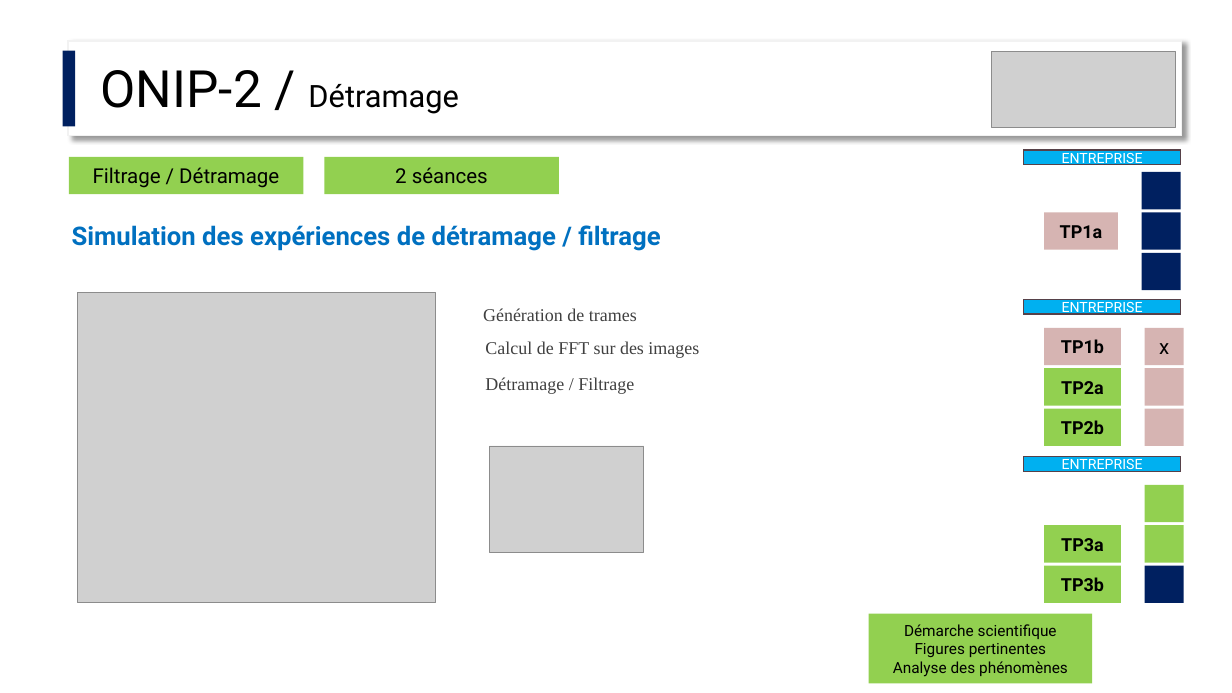
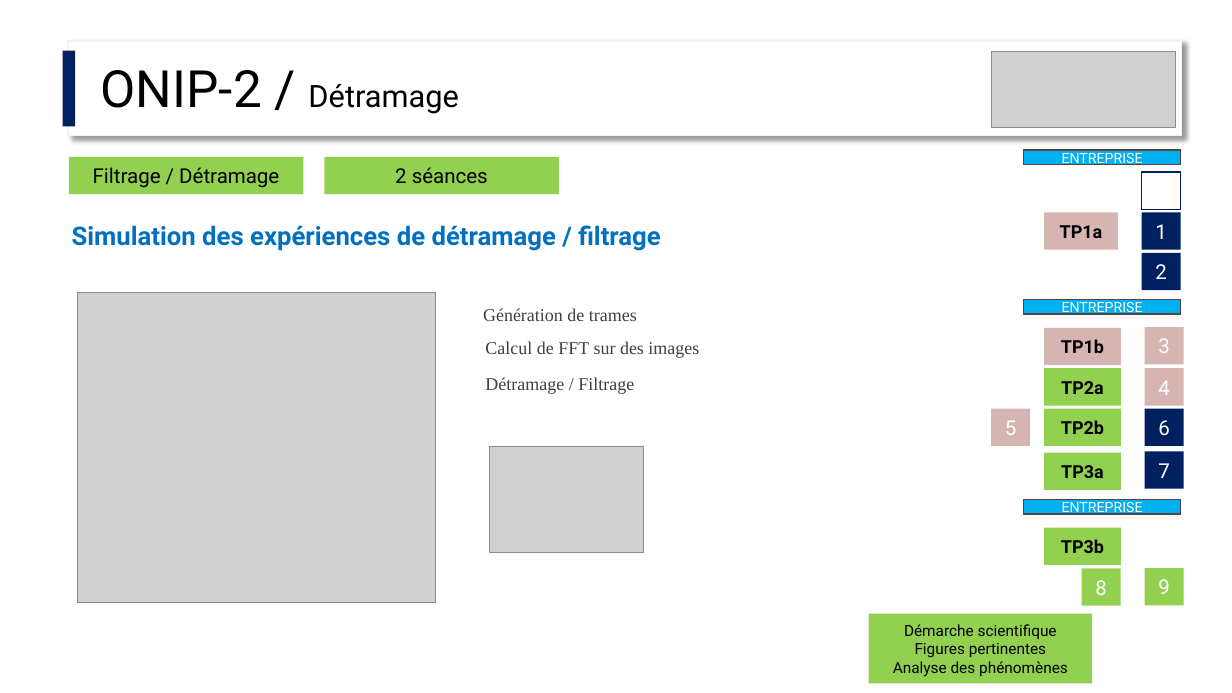
Before and after one commit to IOGS-Digital-Methods/semester-6, a slide deck: slide 3 of ONIP-FISA/Detramage/ONIP-2_Detramage.pptx. Drawn at 1232x693 pixels with LibreOffice and Linux fonts; fonts in the diff are those of the drawing; grey boxes stand for pictures. Boxes give left, top, right and bottom in pixels: in the first picture for what was removed or moved away, otherwise in the second. Text is boxed around its words. In the diff, an @@ line names an element or a change of style, - is before the commit and + after.

```diff
--- a/ONIP-FISA/Detramage/ONIP-2_Detramage.pptx
+++ b/ONIP-FISA/Detramage/ONIP-2_Detramage.pptx
@@ rectangle at (1142, 172, 1181, 209): fill #002060 to #FFFFFF; outline none to #002060 1 pt @@
@@ text in rectangle at (1155, 224, 1167, 239): text added @@
+1
@@ text in rectangle at (1155, 264, 1167, 279): text added @@
+2
@@ text in rectangle at (1158, 338, 1170, 353): text changed; text colour #000000 to #FFFFFF @@
-x
+3
@@ text in rectangle at (1158, 380, 1170, 395): text added @@
+4
@@ rectangle added at (992, 409, 1031, 445), fill #D6B4B2, 16 pt, text #FFFFFF @@
+5
@@ rectangle "6" at (1145, 409, 1184, 445): fill #D6B4B2 to #002060 @@
@@ text in rectangle at (1158, 420, 1170, 436): text added @@
+6
@@ rectangle "TP3a": place and size @@
-rectangle "TP3a" at (1044, 525, 1121, 562)
+rectangle "TP3a" at (1044, 453, 1121, 490)
@@ rectangle added at (1145, 452, 1184, 489), fill #002060, 16 pt, text #FFFFFF @@
+7
@@ rectangle "ENTREPRISE": place and size @@
-rectangle "ENTREPRISE" at (1024, 457, 1181, 471)
+rectangle "ENTREPRISE" at (1024, 499, 1181, 514)
@@ rectangle removed at (1145, 485, 1184, 522) @@
@@ rectangle "TP3b": place and size @@
-rectangle "TP3b" at (1044, 566, 1121, 603)
+rectangle "TP3b" at (1044, 528, 1121, 565)
@@ rectangle removed at (1145, 525, 1184, 562) @@
@@ rectangle added at (1081, 568, 1120, 605), fill #92D050, 16 pt, text #FFFFFF @@
+8
@@ rectangle removed at (1145, 566, 1184, 603) @@
@@ rectangle added at (1145, 568, 1184, 605), fill #92D050, 16 pt, text #FFFFFF @@
+9
```
Also in this commit, not shown: 1 other slide changed, 1 other file.
